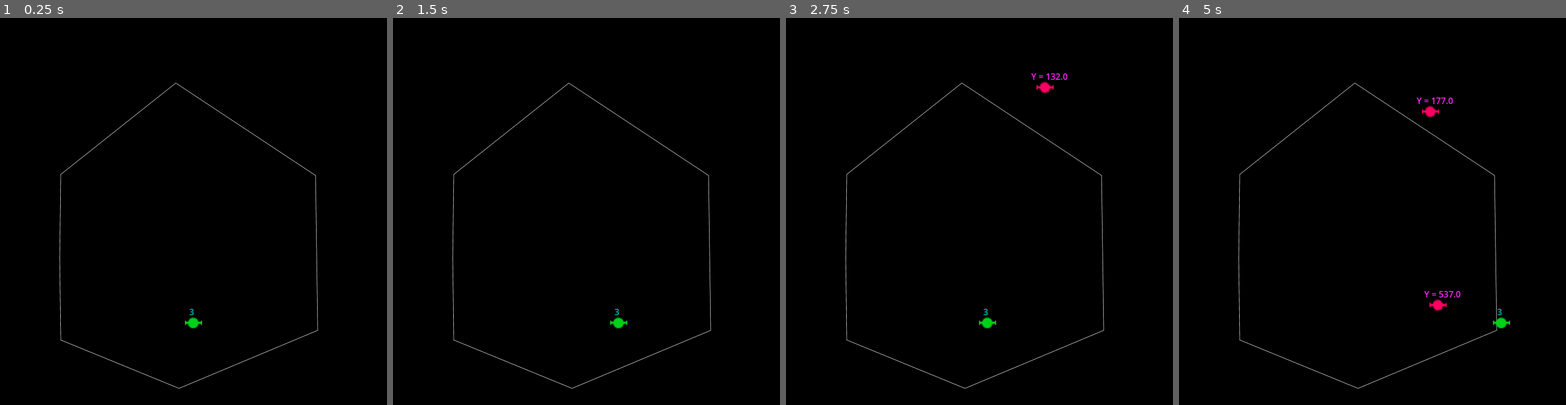
Above: before the commit, frames 1-4 (left to right).
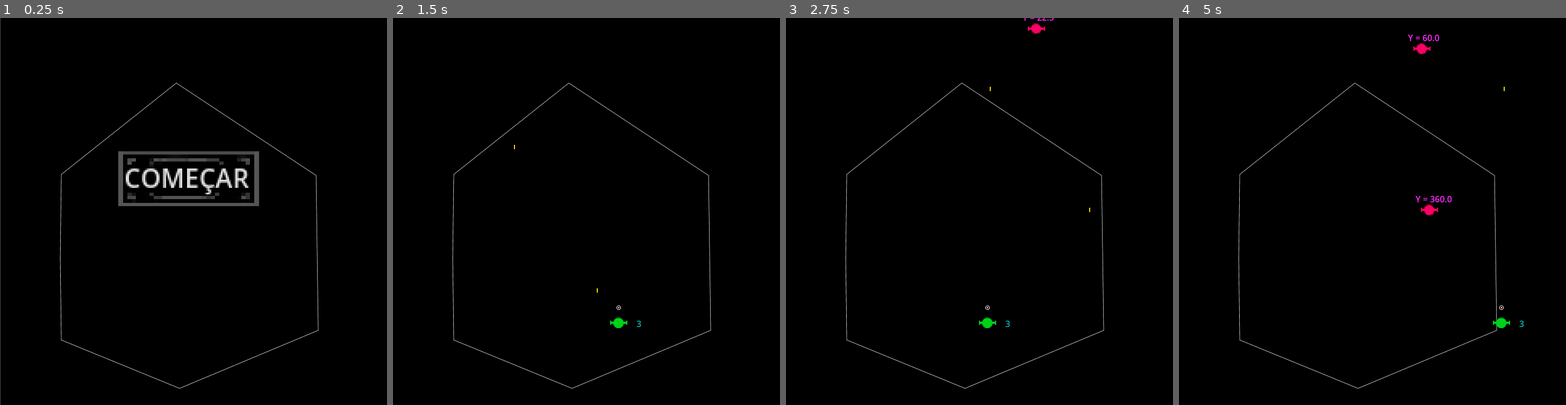
Above: after the commit, the same moments.

Repository: Flaviostack/GD-infinity-01
Game: Godot game, scene res://scenes/menu.tscn
Two runs of this game, one before a commit and one after it. Both use one fixed random seed, a clock stepped at 60 frames per second and the inputs below. Before the commit the project starts from res://scenes/main.tscn.
Inputs (mouse positions are in pixels of both pictures, inside the frame that each line leads up to):
- Up to frame 1 (0.25 s): no input
- Up to frame 2 (1.5 s): click (578, 176) at 0.5 s, where only the run after the commit has a clickable "COMEÇAR"; tap Enter at 1.25 s; hold Right (ui_right) from 1.28 s (still down); tap E (atack, bound only after the commit) at 1.35 s
- Up to frame 3 (2.75 s): release Right (ui_right) at 2.03 s; hold Left (ui_left) from 2.03 s (still down); tap E (atack, bound only after the commit) at 2.1 s
- Up to frame 4 (5 s): release Left (ui_left) at 2.78 s; hold Right (ui_right) 2.78-4.28 s; tap E (atack, bound only after the commit) at 2.85, 3.6, 4.35 s; hold Left (ui_left) from 4.28 s (still down)

The runs differ from the first frame. In frame 1, 3.2% of the frame differs, in the area x 0-83%, y 0-100%; in frame 2, less than 0.1%; in frame 3, 0.3%; in frame 4, 0.7%.

Commit message:
adicionadas mecânicas de gameplay

Diff:
--- a/project.godot
+++ b/project.godot
@@ -11,7 +11,7 @@
 [application]
 
 config/name="Ao infinito e além"
-run/main_scene="uid://bkbh32lqsidlo"
+run/main_scene="uid://c7f8pypu0cyug"
 config/features=PackedStringArray("4.4", "Mobile")
 config/icon="res://icon.svg"
 
@@ -26,10 +26,31 @@
 
 [global_group]
 
-Enimie=""
+Enemie=""
+
+[input]
+
+right={
+"deadzone": 0.2,
+"events": [Object(InputEventKey,"resource_local_to_scene":false,"resource_name":"","device":-1,"window_id":0,"alt_pressed":false,"shift_pressed":false,"ctrl_pressed":false,"meta_pressed":false,"pressed":false,"keycode":0,"physical_keycode":68,"key_label":0,"unicode":100,"location":0,"echo":false,"script":null)
+, Object(InputEventKey,"resource_local_to_scene":false,"resource_name":"","device":-1,"window_id":0,"alt_pressed":false,"shift_pressed":false,"ctrl_pressed":false,"meta_pressed":false,"pressed":false,"keycode":0,"physical_keycode":4194321,"key_label":0,"unicode":0,"location":0,"echo":false,"script":null)
+]
+}
+left={
+"deadzone": 0.2,
+"events": [Object(InputEventKey,"resource_local_to_scene":false,"resource_name":"","device":-1,"window_id":0,"alt_pressed":false,"shift_pressed":false,"ctrl_pressed":false,"meta_pressed":false,"pressed":false,"keycode":0,"physical_keycode":65,"key_label":0,"unicode":97,"location":0,"echo":false,"script":null)
+, Object(InputEventKey,"resource_local_to_scene":false,"resource_name":"","device":-1,"window_id":0,"alt_pressed":false,"shift_pressed":false,"ctrl_pressed":false,"meta_pressed":false,"pressed":false,"keycode":0,"physical_keycode":4194319,"key_label":0,"unicode":0,"location":0,"echo":false,"script":null)
+]
+}
+atack={
+"deadzone": 0.2,
+"events": [Object(InputEventKey,"resource_local_to_scene":false,"resource_name":"","device":-1,"window_id":0,"alt_pressed":false,"shift_pressed":false,"ctrl_pressed":false,"meta_pressed":false,"pressed":false,"keycode":0,"physical_keycode":69,"key_label":0,"unicode":101,"location":0,"echo":false,"script":null)
+]
+}
 
 [rendering]
 
+textures/canvas_textures/default_texture_filter=0
 renderer/rendering_method="mobile"
 textures/size/viewport_height=648
 textures/size/viewport_width=1152
--- a/scenes/Obstacle.tscn
+++ b/scenes/Obstacle.tscn
@@ -6,7 +6,7 @@
 [sub_resource type="RectangleShape2D" id="RectangleShape2D_qf6v3"]
 size = Vector2(16, 10.5)
 
-[node name="Obstacle" type="CharacterBody2D" groups=["Enimie"]]
+[node name="Obstacle" type="CharacterBody2D" groups=["Enemie"]]
 script = ExtResource("1_qf6v3")
 
 [node name="Sprite2D" type="Sprite2D" parent="."]
--- a/scenes/Player.tscn
+++ b/scenes/Player.tscn
@@ -1,13 +1,16 @@
-[gd_scene load_steps=4 format=3 uid="uid://bfcymhqi8q682"]
+[gd_scene load_steps=6 format=3 uid="uid://bfcymhqi8q682"]
 
 [ext_resource type="Texture2D" uid="uid://yb2w5fdm5jte" path="res://Textures/naveVerde.png" id="1_p0vlq"]
 [ext_resource type="Script" uid="uid://dbmyrgwd323x5" path="res://scenes/player.gd" id="1_v6fml"]
+[ext_resource type="PackedScene" uid="uid://brp2wgaby503e" path="res://scenes/bala.tscn" id="2_mdl7e"]
+[ext_resource type="Texture2D" uid="uid://ls04kneofsi1" path="res://Textures/mira.png" id="3_3li8b"]
 
 [sub_resource type="RectangleShape2D" id="RectangleShape2D_p0vlq"]
 size = Vector2(16, 10)
 
 [node name="Player" type="CharacterBody2D"]
 script = ExtResource("1_v6fml")
+projetil = ExtResource("2_mdl7e")
 
 [node name="CollisionShape2D" type="CollisionShape2D" parent="."]
 scale = Vector2(2, 2)
@@ -19,12 +22,20 @@
 
 [node name="Vida" type="RichTextLabel" parent="."]
 modulate = Color(6.16074e-06, 0.712449, 0.713213, 1)
-offset_left = -52.0
-offset_top = -40.0
-offset_right = 47.0
-text = "Tu se lascou!"
+offset_left = -11.0
+offset_top = -18.0
+offset_right = 88.0
+offset_bottom = 22.0
+text = "0"
 fit_content = true
 scroll_active = false
 autowrap_mode = 0
 horizontal_alignment = 1
 vertical_alignment = 1
+
+[node name="Mira" type="Marker2D" parent="."]
+position = Vector2(0, -20)
+
+[node name="Sprite2D" type="Sprite2D" parent="Mira"]
+position = Vector2(0, -8)
+texture = ExtResource("3_3li8b")
--- /dev/null
+++ b/scenes/bala.gd
@@ -0,0 +1,22 @@
+extends Area2D
+@export var speed_base = 30
+var speed = speed_base * 10
+@export var direction = Vector2.UP
+
+func eliminar_objeto():
+		if position.y <= 0:
+			queue_free()
+# Called when the node enters the scene tree for the first time.
+func _ready() -> void:
+	pass	 # Replace with function body.
+
+# Called every frame. 'delta' is the elapsed time since the previous frame.
+func _process(delta: float) -> void:
+	position += direction * speed * delta
+	eliminar_objeto()
+
+
+func _on_body_entered(body: Node2D) -> void:
+	if body.is_in_group("Enemie"):
+		body.queue_free()
+		queue_free()
--- /dev/null
+++ b/scenes/bala.tscn
@@ -0,0 +1,20 @@
+[gd_scene load_steps=4 format=3 uid="uid://brp2wgaby503e"]
+
+[ext_resource type="Texture2D" uid="uid://bgpb5ajtpqqo1" path="res://Textures/bala.png" id="1_27eus"]
+[ext_resource type="Script" uid="uid://d07k85omcaxax" path="res://scenes/bala.gd" id="1_uu6iy"]
+
+[sub_resource type="RectangleShape2D" id="RectangleShape2D_uu6iy"]
+size = Vector2(2, 8)
+
+[node name="Bala" type="Area2D" groups=["player_atack"]]
+script = ExtResource("1_uu6iy")
+speed_base = 50
+
+[node name="CollisionShape2D" type="CollisionShape2D" parent="."]
+shape = SubResource("RectangleShape2D_uu6iy")
+
+[node name="Sprite2D" type="Sprite2D" parent="."]
+texture_filter = 1
+texture = ExtResource("1_27eus")
+
+[connection signal="body_entered" from="." to="." method="_on_body_entered"]
--- a/scenes/main.tscn
+++ b/scenes/main.tscn
@@ -1,20 +1,26 @@
-[gd_scene load_steps=4 format=3 uid="uid://bkbh32lqsidlo"]
+[gd_scene load_steps=5 format=3 uid="uid://bkbh32lqsidlo"]
 
 [ext_resource type="PackedScene" uid="uid://bfcymhqi8q682" path="res://scenes/Player.tscn" id="1_o5qli"]
 [ext_resource type="Texture2D" uid="uid://cmup5q4k16qvc" path="res://Textures/fundo.png" id="2_0wfyh"]
 [ext_resource type="PackedScene" uid="uid://c57n4tk7rsp3o" path="res://scenes/obstacle_spawner.tscn" id="3_sugp2"]
+[ext_resource type="PackedScene" uid="uid://brp2wgaby503e" path="res://scenes/bala.tscn" id="4_jyhfs"]
 
 [node name="Main" type="Node2D"]
 
 [node name="Fundo" type="Sprite2D" parent="."]
 position = Vector2(363, 363)
 texture = ExtResource("2_0wfyh")
+metadata/_edit_lock_ = true
 
 [node name="Camera2D" type="Camera2D" parent="."]
 position = Vector2(363, 363)
+metadata/_edit_lock_ = true
 
 [node name="Player" parent="." instance=ExtResource("1_o5qli")]
 position = Vector2(363, 570)
 
 [node name="ObstacleSpawner" parent="." instance=ExtResource("3_sugp2")]
 position = Vector2(363, 363)
+
+[node name="Bala" parent="." instance=ExtResource("4_jyhfs")]
+position = Vector2(229, 518)
--- /dev/null
+++ b/scenes/menu.gd
@@ -0,0 +1,15 @@
+extends Control
+
+@export var cena_inicial : PackedScene
+
+# Called when the node enters the scene tree for the first time.
+func _ready() -> void:
+	pass # Replace with function body.
+
+
+# Called every frame. 'delta' is the elapsed time since the previous frame.
+func _process(delta: float) -> void:
+	pass
+
+func _on_start_pressed() -> void:
+	get_tree().change_scene_to_packed(cena_inicial)
--- /dev/null
+++ b/scenes/menu.tscn
@@ -0,0 +1,61 @@
+[gd_scene load_steps=6 format=3 uid="uid://c7f8pypu0cyug"]
+
+[ext_resource type="Script" uid="uid://c8wov8inexu7v" path="res://scenes/menu.gd" id="1_con2f"]
+[ext_resource type="Texture2D" uid="uid://cmup5q4k16qvc" path="res://Textures/fundo.png" id="1_yqeox"]
+[ext_resource type="PackedScene" uid="uid://bkbh32lqsidlo" path="res://scenes/main.tscn" id="2_mhnvy"]
+[ext_resource type="Texture2D" uid="uid://di2cew1to0aas" path="res://Textures/botao.png" id="2_vjb58"]
+
+[sub_resource type="StyleBoxTexture" id="StyleBoxTexture_vjb58"]
+
+[node name="Menu" type="Control"]
+layout_mode = 3
+anchors_preset = 15
+anchor_right = 1.0
+anchor_bottom = 1.0
+grow_horizontal = 2
+grow_vertical = 2
+script = ExtResource("1_con2f")
+cena_inicial = ExtResource("2_mhnvy")
+
+[node name="Fundo" type="Sprite2D" parent="."]
+position = Vector2(361, 360)
+texture = ExtResource("1_yqeox")
+metadata/_edit_lock_ = true
+
+[node name="Start" type="Button" parent="."]
+texture_filter = 1
+layout_mode = 0
+offset_left = 219.0
+offset_top = 250.0
+offset_right = 305.0
+offset_bottom = 281.0
+scale = Vector2(3, 3)
+theme_override_styles/focus = SubResource("StyleBoxTexture_vjb58")
+text = "COMEÇAR"
+flat = true
+autowrap_mode = 3
+icon_alignment = 1
+expand_icon = true
+
+[node name="Sprite2D" type="Sprite2D" parent="Start"]
+show_behind_parent = true
+position = Vector2(44, 16.3333)
+scale = Vector2(2.72, 2.13649)
+texture = ExtResource("2_vjb58")
+
+[node name="game_over_text" type="RichTextLabel" parent="."]
+visible = false
+custom_minimum_size = Vector2(200, 0)
+layout_mode = 0
+offset_left = 116.0
+offset_top = 59.0
+offset_right = 316.0
+offset_bottom = 151.0
+scale = Vector2(2.4, 2.4)
+text = "TU SE LASCOU!"
+scroll_active = false
+autowrap_mode = 0
+horizontal_alignment = 1
+vertical_alignment = 1
+
+[connection signal="pressed" from="Start" to="." method="_on_start_pressed"]
--- a/scenes/obstacle.gd
+++ b/scenes/obstacle.gd
@@ -1,7 +1,18 @@
 extends CharacterBody2D
 
-const SPEED = 3.0
+@export var speed_base = 15
+var speed = speed_base * 10
+
 @export var type = "Enemie"
+
+func verificar_colisao():
+	for i in get_slide_collision_count():
+		var colisao = get_slide_collision(i)
+		print("colidiou com:", colisao.get_collider())
+		var colisor = colisao.get_collider()
+
+		if colisor.is_in_group("player_atack"):
+			colisor.queue_free()
 
 func atualizar_coordenadas():
 	var coordenadas = $coordenada
@@ -13,10 +24,11 @@
 			queue_free()
 			#print("destruído")
 
-func cair():
-	position.y += SPEED
+func cair(delta):
+	position.y += speed * delta
 
 func _physics_process(delta: float) -> void:
-	cair()
+	cair(delta)
+	verificar_colisao()
 	atualizar_coordenadas()
 	eliminar_objeto()
--- a/scenes/obstacle_spawner.gd
+++ b/scenes/obstacle_spawner.gd
@@ -1,6 +1,6 @@
 extends Node2D
 @export var obstacle_scene : PackedScene
-@export var spawn_area_width = 600
+@export var spawn_area_width = 580
 
 func eliminar_objetos(obstacle):
 		if obstacle.position.y >= 600:
--- a/scenes/player.gd
+++ b/scenes/player.gd
@@ -1,7 +1,10 @@
 extends CharacterBody2D
 
 const SPEED = 300.0
+
 @export var vida = 3
+@export var projetil : PackedScene
+
 
 func mostra_vida():
 	var mostra_vida = $Vida
@@ -10,8 +13,25 @@
 		mostra_vida.add_text(str(vida))
 	else:
 		mostra_vida.add_text("Tu Se lascou!")
-		get_tree().paused = true
+		get_tree().change_scene_to_file("res://scenes/menu.tscn")
 
+func atirar():
+	var mira = $Mira
+	var this_projetil = projetil.instantiate()
+	this_projetil.position = mira.global_position
+	get_parent().add_child(this_projetil)
+
+func controlar():
+	var direction := Input.get_axis("left", "right")
+	if direction:
+		velocity.x = direction * SPEED
+	else:
+		velocity.x = move_toward(velocity.x, 0, SPEED)
+	if position.y != 570:
+		position.y = 570
+
+	if Input.is_action_just_pressed("atack"):
+		atirar()
 
 func verificar_colisao():
 	for i in get_slide_collision_count():
@@ -19,20 +39,13 @@
 		print("colidiou com:", colisao.get_collider())
 		var colisor = colisao.get_collider()
 
-		if colisor.is_in_group("Enimie"):
+		if colisor.is_in_group("Enemie"):
 			vida = vida-1
 			colisor.queue_free()
+
 func _physics_process(delta: float) -> void:
-
 	# As good practice, you should replace UI actions with custom gameplay actions.
-	var direction := Input.get_axis("ui_left", "ui_right")
-	if direction:
-		velocity.x = direction * SPEED
-	else:
-		velocity.x = move_toward(velocity.x, 0, SPEED)
-	if position.y != 570:
-		position.y = 570
-
+	controlar()
 	move_and_slide()
 	verificar_colisao()
 	mostra_vida()
Binary file added: Textures/bala.png
Not shown, added: Textures/bala.png.import
Binary file added: Textures/botao.png
Not shown, added: Textures/botao.png.import
Binary file added: Textures/mira.png
Not shown, added: Textures/mira.png.import
Not shown, added: scenes/bala.gd.uid
Not shown, added: scenes/menu.gd.uid
